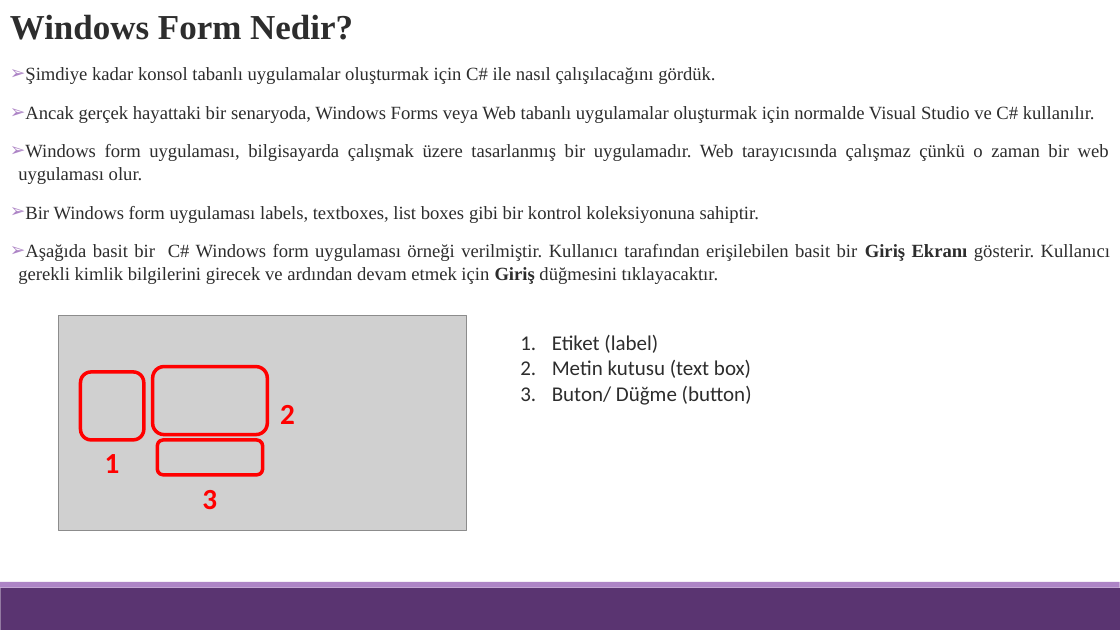
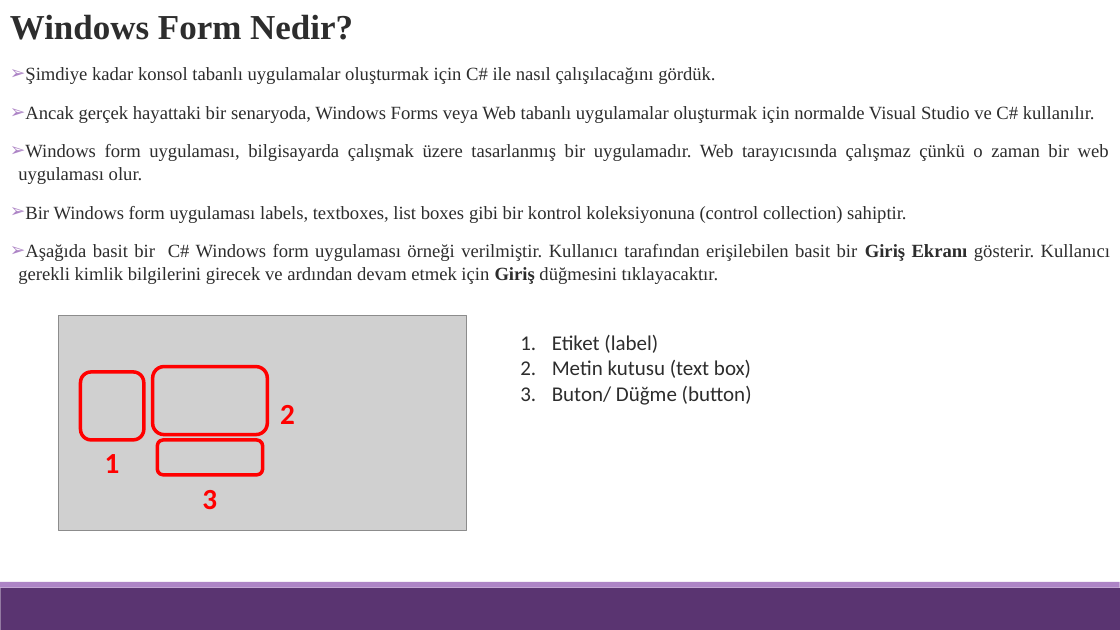
Before and after one commit to funkut/BM0207-BIL207-Ders-Notlar-, a slide deck: slide 2 of Hafta 8.pptx. Drawn at 1120x630 pixels with LibreOffice and Linux fonts; fonts in the diff are those of the drawing; grey boxes stand for pictures. Boxes give left, top, right and bottom in pixels: in the first picture for what was removed or moved away, otherwise in the second. Text is boxed around its words. In the diff, an @@ line names an element or a change of style, - is before the commit and + after.

```diff
--- a/Hafta 8.pptx
+++ b/Hafta 8.pptx
@@ text at <box>25,206,906,223</box>: text changed @@
-➢ Bir Windows form uygulaması labels, textboxes, list boxes gibi bir kontrol koleksiyonuna sahiptir.
+➢ Bir Windows form uygulaması labels, textboxes, list boxes gibi bir kontrol koleksiyonuna (control collection) sahiptir.
```
Also in this commit, not shown: 11 slides added.
